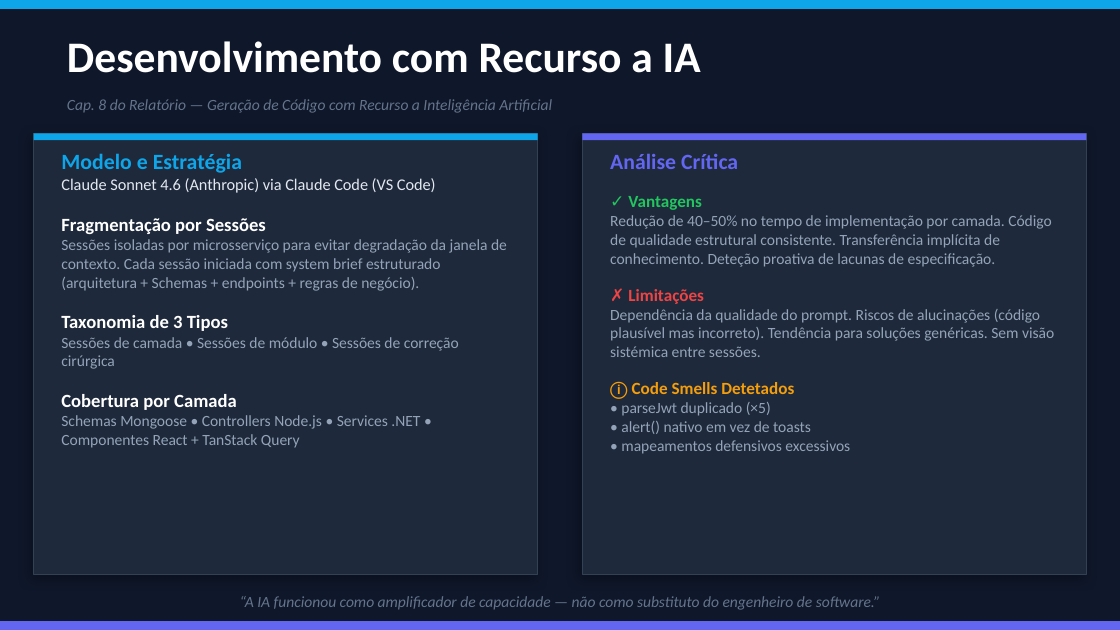
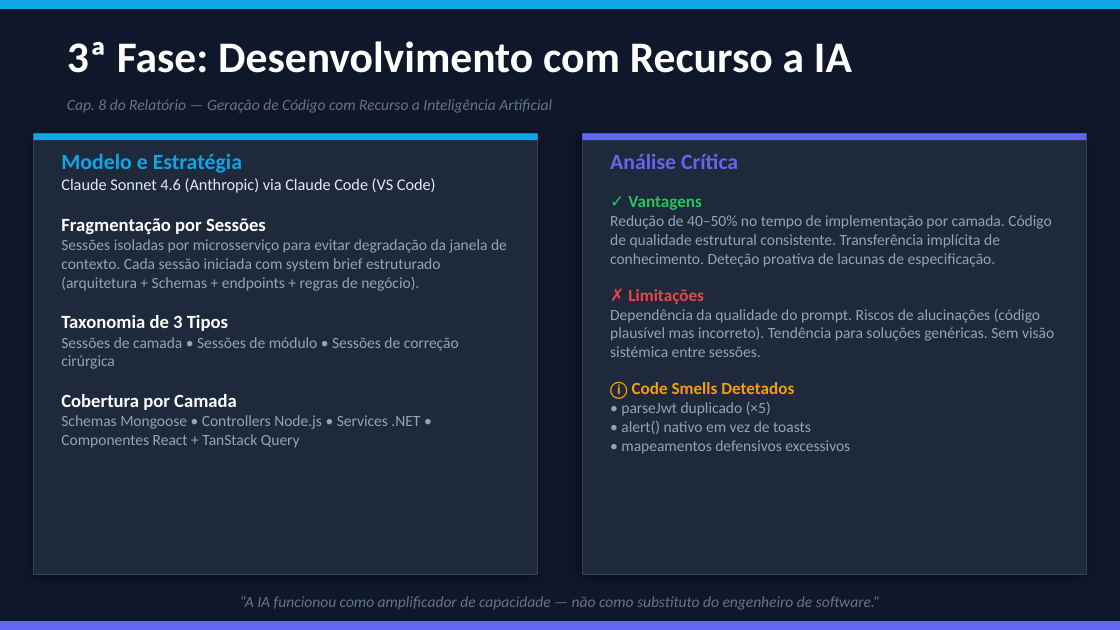
Before and after one commit to Diogoesteves11/LI4, a slide deck: slide 13 of FixNPresent_v2 .pptx (slide 9 before the commit). Drawn at 1120x630 pixels with LibreOffice and Linux fonts; fonts in the diff are those of the drawing. Boxes give left, top, right and bottom in pixels: in the first picture for what was removed or moved away, otherwise in the second. Text is boxed around its words. In the diff, an @@ line names an element or a change of style, - is before the commit and + after.

```diff
--- a/FixNPresent_v2 .pptx
+++ b/FixNPresent_v2 .pptx
@@ text at bbox=[67, 41, 852, 73]: text changed @@
-Desenvolvimento com Recurso a IA
+3ª Fase: Desenvolvimento com Recurso a IA
```
Also in this commit, not shown: 9 other slides changed, 4 slides added.
